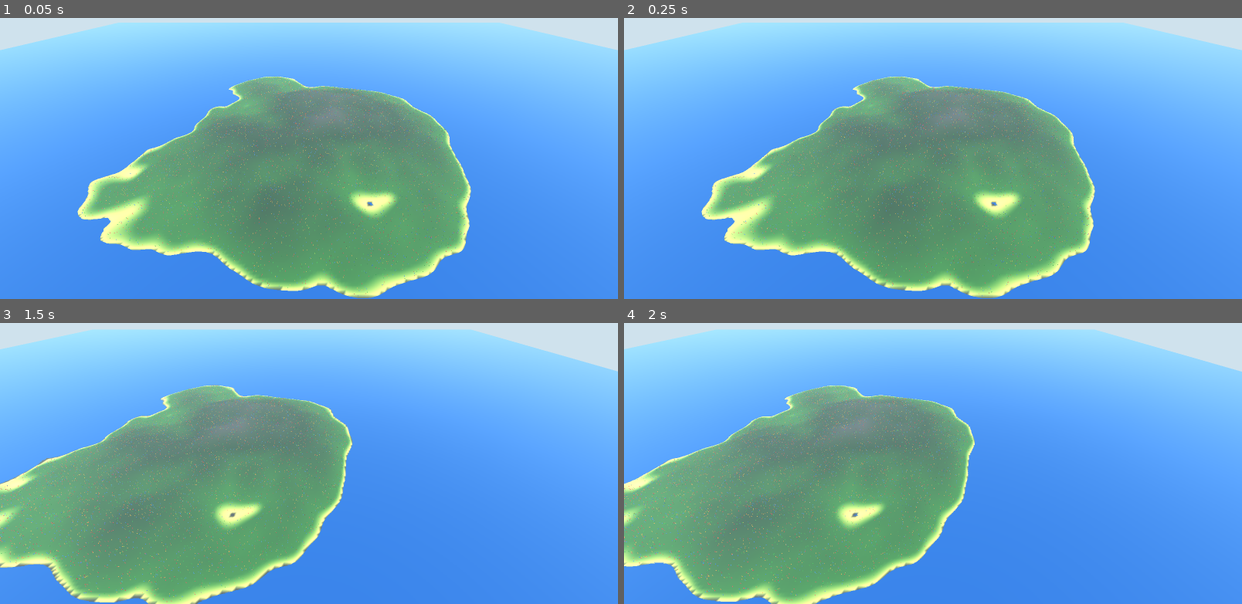
Above: before the commit, frames 1-4 (two rows, left to right).
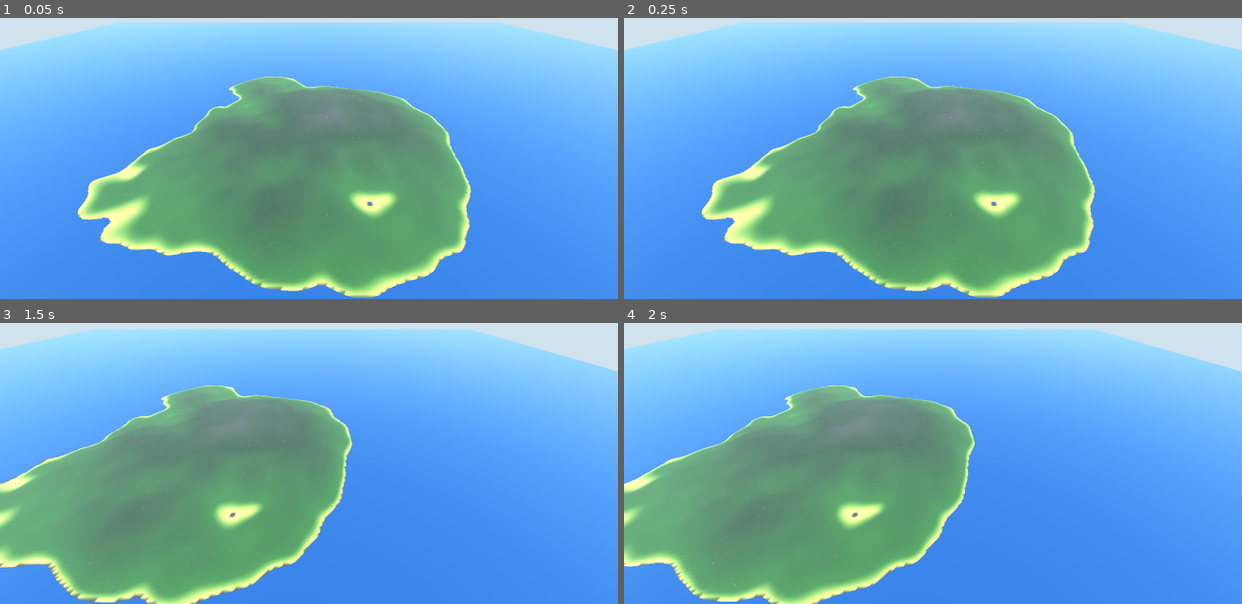
Above: after the commit, the same moments.

Repository: Twody2D/mass
Game: Godot game, scene res://scenes/main.tscn
Two runs of this game, one before a commit and one after it. Both use one fixed random seed, a clock stepped at 60 frames per second and the inputs below.
Inputs (mouse positions are in pixels of both pictures, inside the frame that each line leads up to):
- Up to frame 1 (0.05 s): no input
- Up to frame 2 (0.25 s): no input
- Up to frame 3 (1.5 s): move the mouse to (444, 412) at 0.52 s; hold D 0.53-1.25 s; hold Shift 0.53-1.25 s; click (444, 412) at 0.67 s; tap Space at 0.77 s; drag from (185, 446) to (278, 500) at 1.27 s
- Up to frame 4 (2 s): no input

The runs differ from the first frame. In frame 1, 1.9% of the frame differs, in the area x 13-76%, y 20-100%; in frame 2, 2.0%; in frame 3, 2.5%; in frame 4, 2.5%, in the area x 0-57%, y 22-99%.

Commit message:
chore(core): default to 1000 bots while the slice is in development
The target stays 10000 and the project is measured there; 1000 is the
development figure from the reference ladder, so the frame rate stays out
of the way while features are being built. One constant to change back.

Diff:
--- a/scripts/core/game_config.gd
+++ b/scripts/core/game_config.gd
@@ -10,7 +10,9 @@
 # --- Scale --------------------------------------------------------------------
 
 ## Reference points: 100 debug, 1000 development, 5000 stress test, 10000 target.
-const DEFAULT_BOT_COUNT := 10000
+## Sitting at the development figure while the slice is still being built; the
+## target is 10000 and the project has been measured there.
+const DEFAULT_BOT_COUNT := 1000
 const MIN_BOT_COUNT := 1
 const MAX_BOT_COUNT := 100000
 
Not shown, changed: README.md
